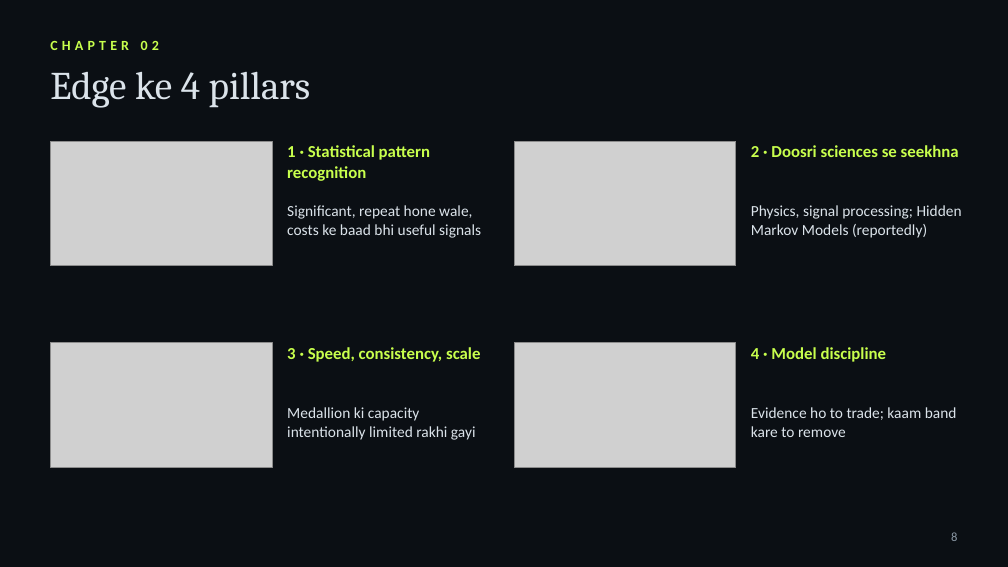
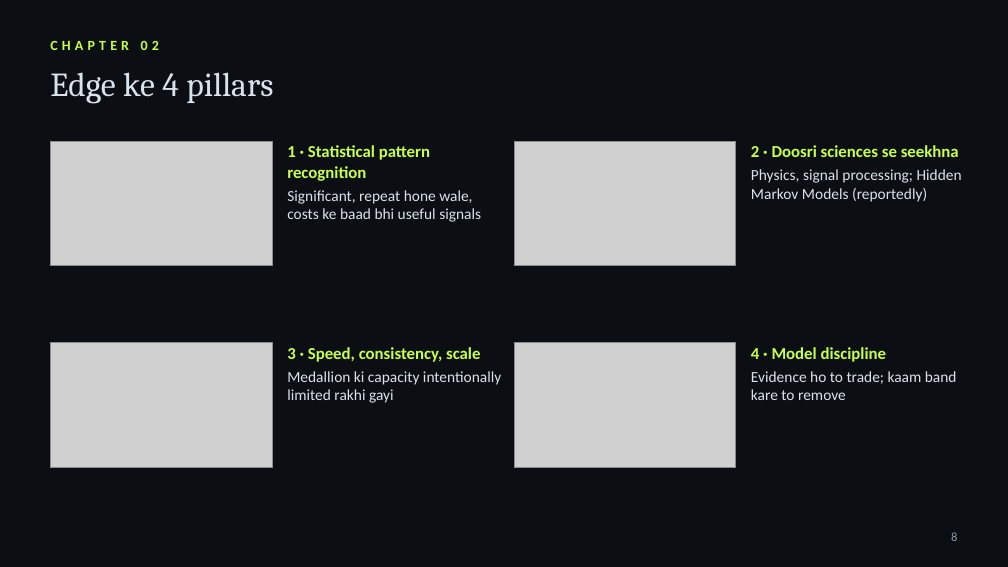
Before and after one commit to kashishchoudhary218-bot/nomi-trades-app, a slide deck: slide 8 of video/jim-simons-documentary/deck/The-Mathematicians-Edge-Hinglish.pptx. Drawn at 1008x567 pixels with LibreOffice and Linux fonts; fonts in the diff are those of the drawing; grey boxes stand for pictures. Boxes give left, top, right and bottom in pixels: in the first picture for what was removed or moved away, otherwise in the second. Text is boxed around its words. In the diff, an @@ line names an element or a change of style, - is before the commit and + after.

```diff
--- a/video/jim-simons-documentary/deck/The-Mathematicians-Edge-Hinglish.pptx
+++ b/video/jim-simons-documentary/deck/The-Mathematicians-Edge-Hinglish.pptx
@@ text "Edge ke 4 pillars" at [50, 72, 273, 104]: size 28 to 24 pt @@
@@ text "1 · Statistical pattern recognition": place and size @@
-text "1 · Statistical pattern recognition" at [287, 205, 481, 238]
+text "1 · Statistical pattern recognition" at [287, 145, 481, 222]
@@ text "2 · Doosri sciences se ...": place and size @@
-text "2 · Doosri sciences se ..." at [751, 205, 962, 238]
+text "2 · Doosri sciences se ..." at [751, 145, 962, 202]
@@ text "3 · Speed, consistency, scale": place and size @@
-text "3 · Speed, consistency, scale" at [287, 407, 476, 440]
+text "3 · Speed, consistency, scale" at [287, 347, 501, 403]
@@ text "4 · Model discipline": place and size @@
-text "4 · Model discipline" at [751, 407, 957, 437]
+text "4 · Model discipline" at [751, 347, 957, 400]
```
Also in this commit, not shown: 20 other slides changed, 3 other files.
